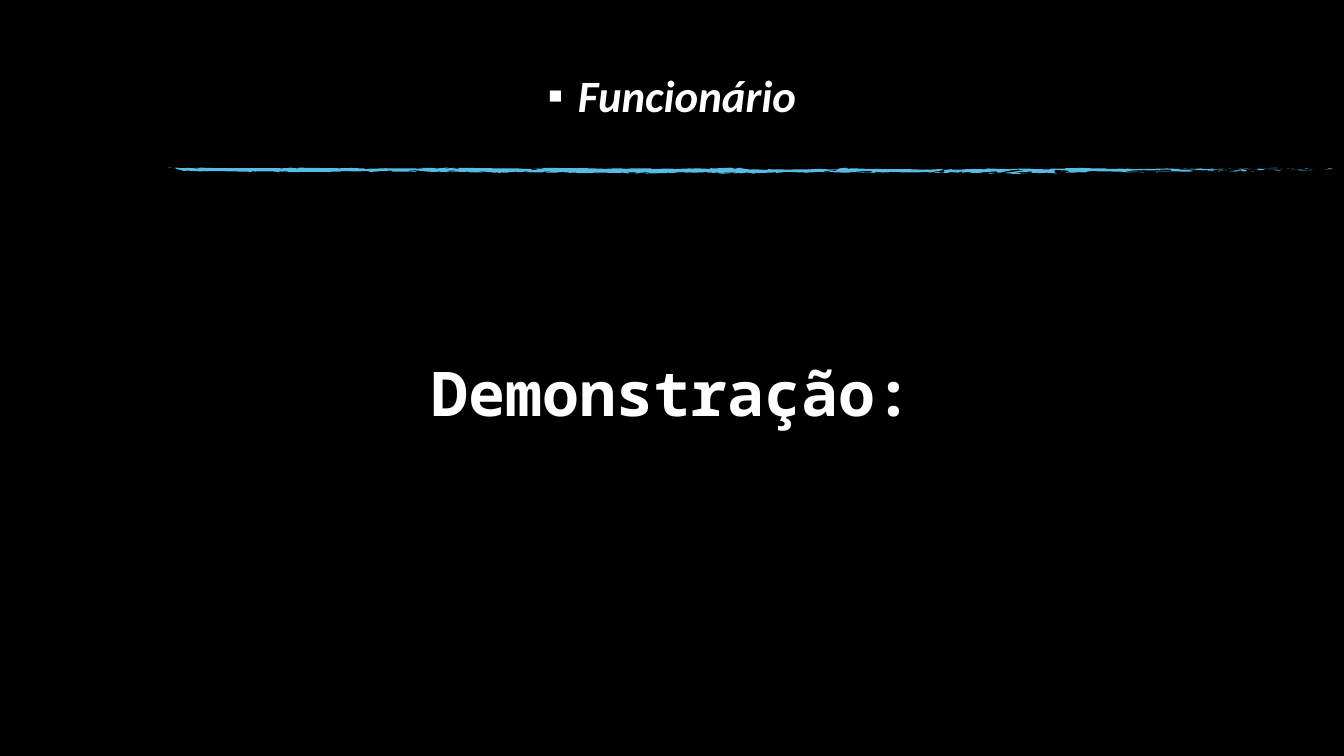
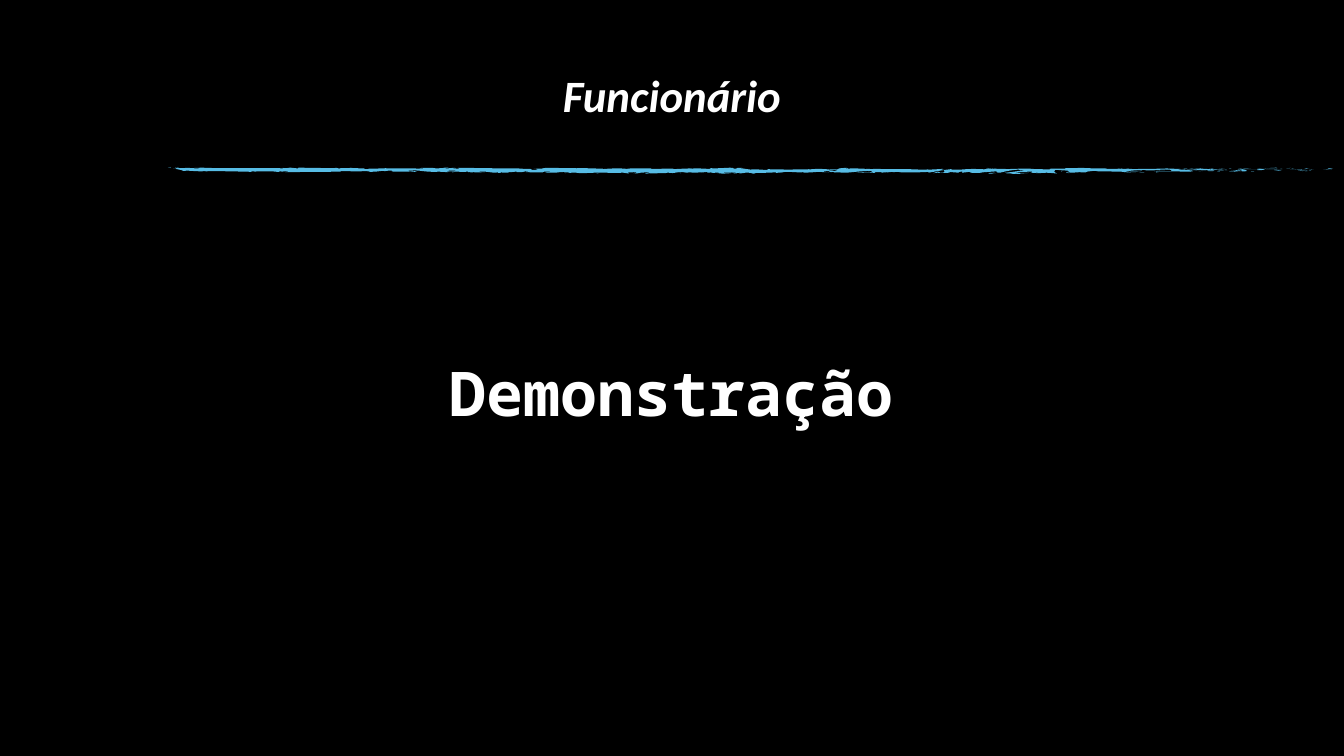
Before and after one commit to Davix2903/Pizzaria, a slide deck: slide 7 of Rio Claro PowerPoint.pptx (slide 4 before the commit). Drawn at 1344x756 pixels with LibreOffice and Linux fonts; fonts in the diff are those of the drawing; background and template pictures are left out. Boxes give left, top, right and bottom in pixels: in the first picture for what was removed or moved away, otherwise in the second. Text is boxed around its words. In the diff, an @@ line names an element or a change of style, - is before the commit and + after.

```diff
--- a/Rio Claro PowerPoint.pptx
+++ b/Rio Claro PowerPoint.pptx
@@ text "Funcionário" at [563, 80, 781, 113]: bullet ▪ to none @@
@@ title at [450, 369, 894, 431]: text changed @@
-Demonstração:
+Demonstração
```
Also in this commit, not shown: 7 other slides changed, 1 slide added, 5 other files.
